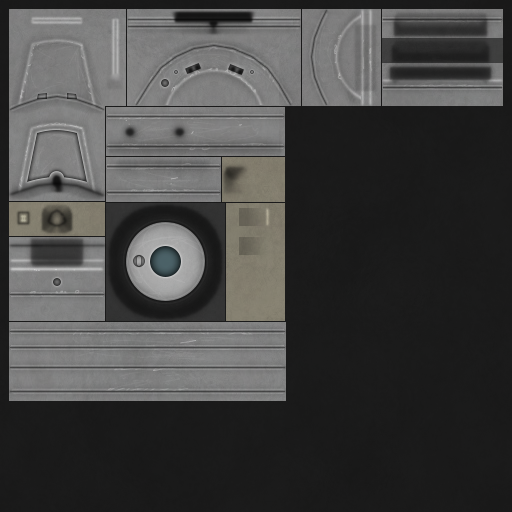
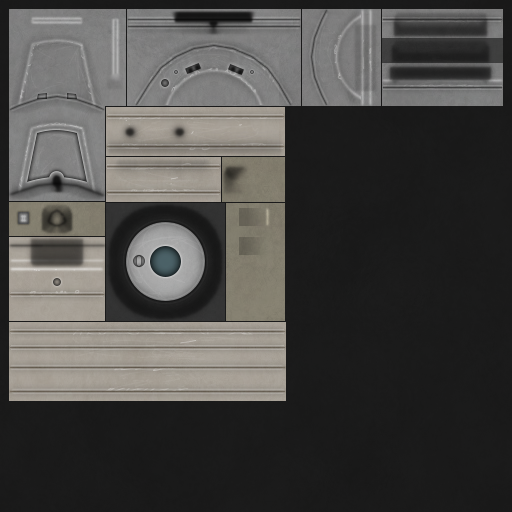
Layered file, before and after one edit (512px x 512px). Changes by layer:
added layer "Layer 1" above "bacl" over 9, 107, 286, 401
showed "bacl" over 9, 107, 286, 401
